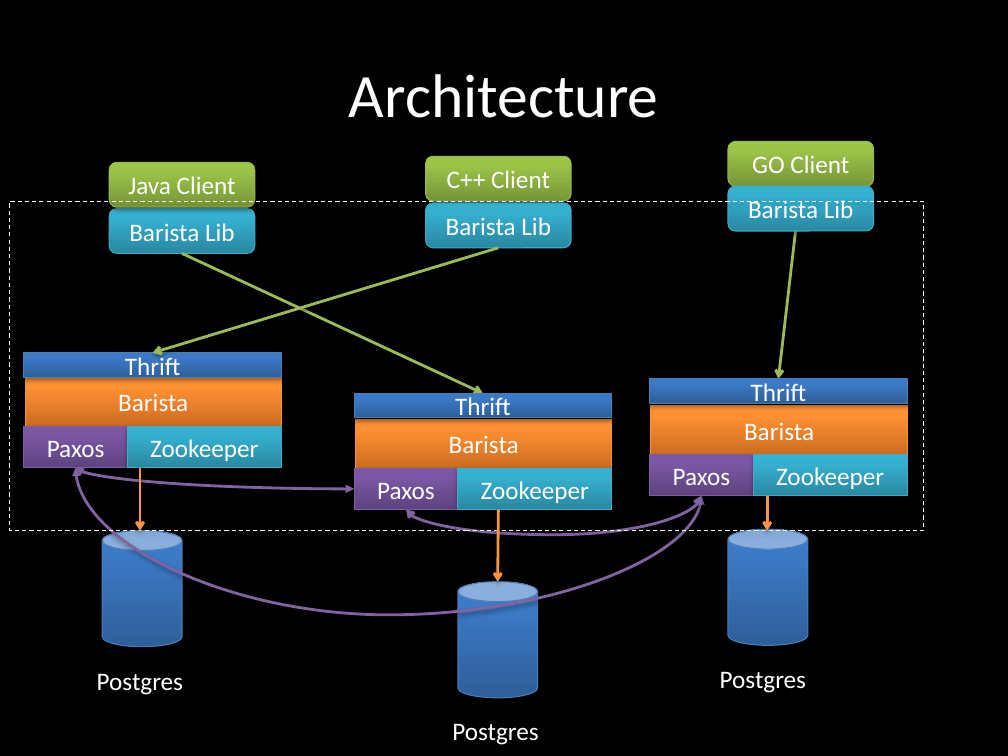
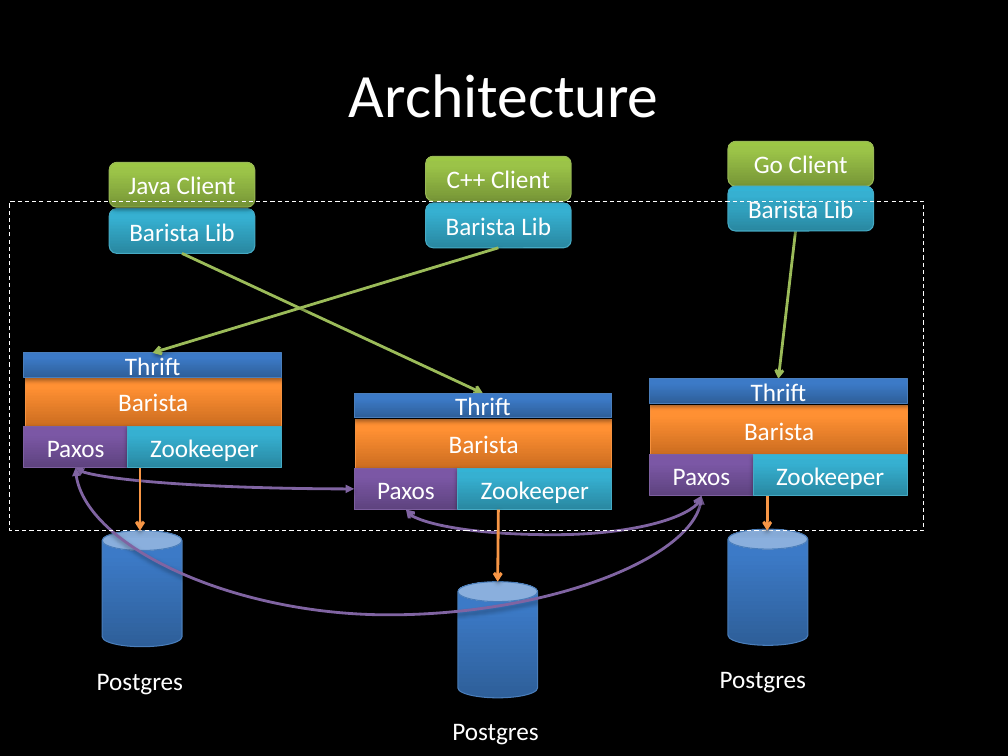
Before and after one commit to anantb/barista, a slide deck: slide 3 of slides/barista-checkoff-demo.pptx. Drawn at 1008x756 pixels with LibreOffice and Linux fonts; fonts in the diff are those of the drawing. Boxes give left, top, right and bottom in pixels: in the first picture for what was removed or moved away, otherwise in the second. Text is boxed around its words. In the diff, an @@ line names an element or a change of style, - is before the commit and + after.

```diff
--- a/slides/barista-checkoff-demo.pptx
+++ b/slides/barista-checkoff-demo.pptx
@@ text in rounded rectangle at (x1=754, y1=155, x2=848, y2=173): text changed @@
-GO Client
+Go Client
```
Also in this commit, not shown: 1 other file.
